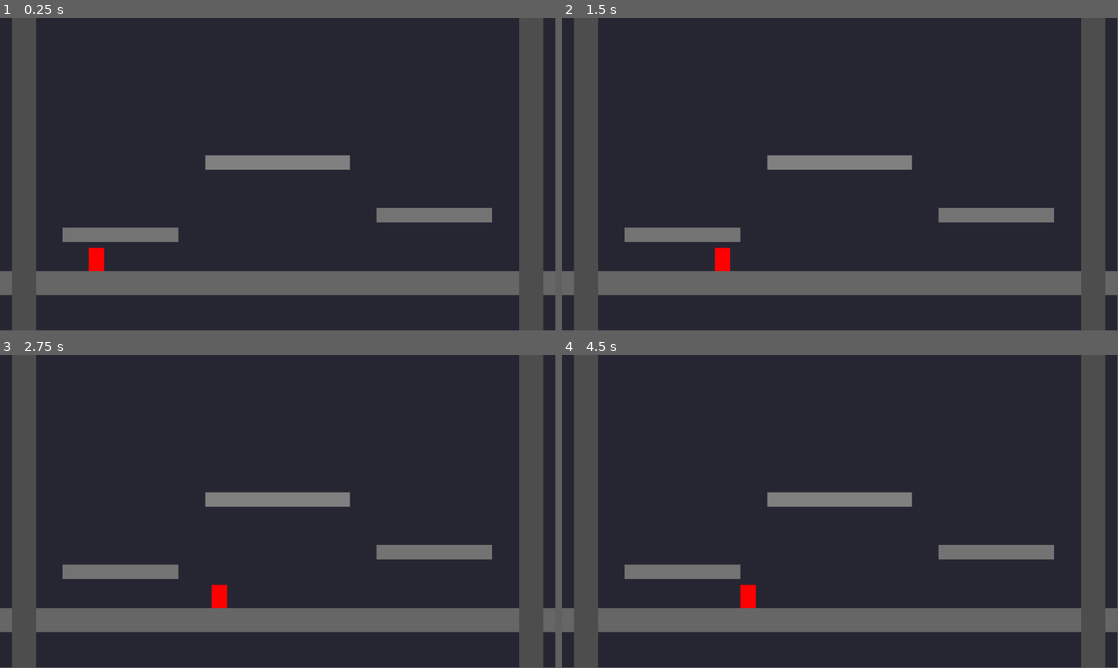
Above: before the commit, frames 1-4 (two rows, left to right).
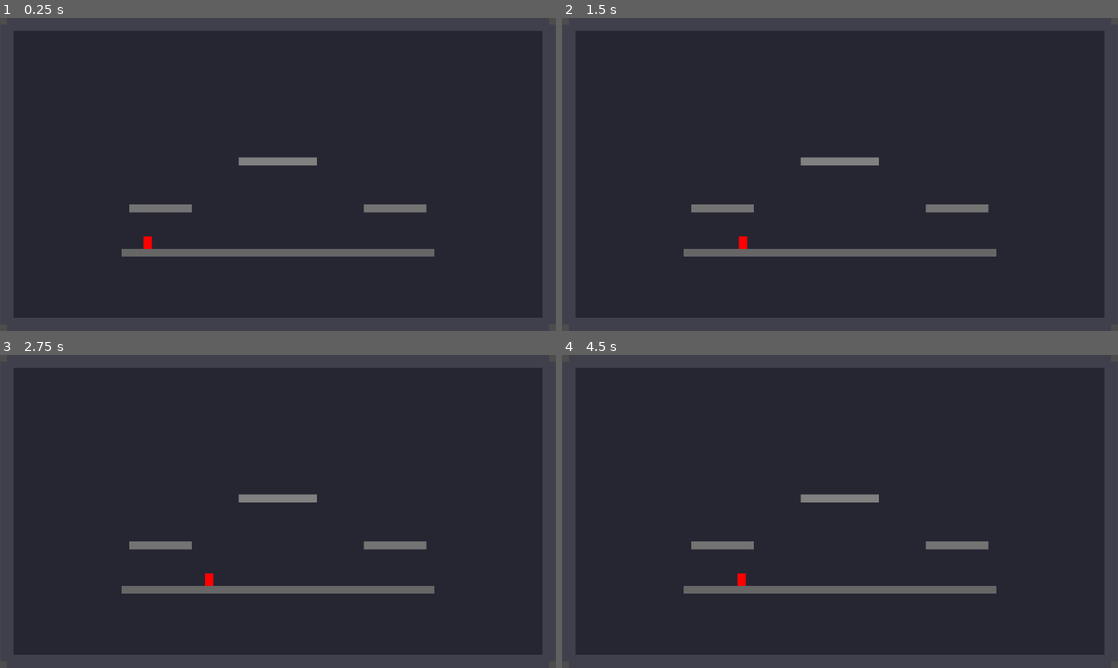
Above: after the commit, the same moments.

Repository: jeremylightsmith/spirecrash
Game: Godot game, scene res://scenes/arena/arena.tscn
Two runs of this game, one before a commit and one after it. Both use one fixed random seed, a clock stepped at 60 frames per second and the inputs below.
Inputs (mouse positions are in pixels of both pictures, inside the frame that each line leads up to):
- Up to frame 1 (0.25 s): no input
- Up to frame 2 (1.5 s): tap Enter at 0.5 s; move the mouse to (962, 158) at 0.52 s; hold D (p1_right) 0.53-1.25 s; tap Shift (p1_dash) at 0.6 s; click (962, 158) at 0.67 s; tap Space (p1_jump) at 0.77 s; drag from (728, 190) to (812, 237) at 1.27 s
- Up to frame 3 (2.75 s): tap Space (p1_jump) at 2 s; move the mouse to (333, 442) at 2.02 s; hold D (p1_right) from 2.03 s (still down); tap Down (p2_down) at 2.1 s
- Up to frame 4 (4.5 s): release D (p1_right) at 2.75 s; drag from (812, 574) to (673, 464) at 2.77 s; tap Enter at 3.5 s; move the mouse to (1006, 558) at 3.52 s; hold A (p1_left) 3.53-4.25 s; tap Right (p2_right) at 3.6 s; tap Space (p1_jump) at 3.77 s; drag from (673, 464) to (756, 433) at 4.27 s
In our replay, the window is 799x449 before the commit and 800x450 after it. These sizes can differ from the game's own. Grey fills any space a smaller window leaves; there, only what the larger window draws over its background counts as a difference.

The runs differ from the first frame. In frame 1, 30% of the frame differs, in the area x 0-100%, y 0-100%; in frame 2, 30%; in frame 3, 30%; in frame 4, 30%.

Commit message:
things look cool

Diff:
--- a/project.godot
+++ b/project.godot
@@ -20,6 +20,13 @@
 EventBus="*res://scripts/autoload/event_bus.gd"
 GameManager="*res://scripts/autoload/game_manager.gd"
 InputManager="*res://scripts/autoload/input_manager.gd"
+
+[display]
+
+window/size/viewport_width=1600
+window/size/viewport_height=900
+window/size/window_width_override=1600
+window/size/window_height_override=900
 
 [editor_plugins]
 
--- a/scenes/arena/arena.tscn
+++ b/scenes/arena/arena.tscn
@@ -14,10 +14,10 @@
 sources/0 = SubResource("TileSetAtlasSource_1")
 
 [sub_resource type="RectangleShape2D" id="RectangleShape2D_ground"]
-size = Vector2(1152, 50)
+size = Vector2(2080, 50)
 
 [sub_resource type="RectangleShape2D" id="RectangleShape2D_wall"]
-size = Vector2(50, 648)
+size = Vector2(50, 1150)
 
 [sub_resource type="RectangleShape2D" id="RectangleShape2D_middle"]
 size = Vector2(300, 30)
@@ -25,66 +25,100 @@
 [sub_resource type="RectangleShape2D" id="RectangleShape2D_lower"]
 size = Vector2(240, 30)
 
+[sub_resource type="RectangleShape2D" id="RectangleShape2D_ground_platform"]
+size = Vector2(1200, 30)
+
 [node name="Arena" type="Node2D"]
 script = ExtResource("1_arena")
 
 [node name="Background" type="ColorRect" parent="."]
 z_index = -100
-offset_right = 1152.0
-offset_bottom = 648.0
+offset_left = -240.0
+offset_top = -125.0
+offset_right = 1840.0
+offset_bottom = 1025.0
 color = Color(0.15, 0.15, 0.2, 1)
 
 [node name="Camera2D" type="Camera2D" parent="."]
-position = Vector2(576, 324)
+position = Vector2(800, 450)
+zoom = Vector2(0.75, 0.75)
 
 [node name="TileMap" type="TileMap" parent="."]
 tile_set = SubResource("TileSet_1")
 format = 2
 layer_0/tile_data = PackedInt32Array(65536, 0, 0, 65537, 0, 0, 65538, 0, 0, 65539, 0, 0, 65540, 0, 0, 65541, 0, 0, 6554 …(889 unchanged characters)…
 
+[node name="Boundary" type="Node2D" parent="."]
+
+[node name="LeftWall" type="StaticBody2D" parent="Boundary"]
+position = Vector2(-240, 450)
+
+[node name="ColorRect" type="ColorRect" parent="Boundary/LeftWall"]
+offset_left = -25.0
+offset_top = -575.0
+offset_right = 25.0
+offset_bottom = 575.0
+color = Color(0.25, 0.25, 0.3, 1)
+
+[node name="CollisionShape2D" type="CollisionShape2D" parent="Boundary/LeftWall"]
+shape = SubResource("RectangleShape2D_wall")
+
+[node name="RightWall" type="StaticBody2D" parent="Boundary"]
+position = Vector2(1840, 450)
+
+[node name="ColorRect" type="ColorRect" parent="Boundary/RightWall"]
+offset_left = -25.0
+offset_top = -575.0
+offset_right = 25.0
+offset_bottom = 575.0
+color = Color(0.25, 0.25, 0.3, 1)
+
+[node name="CollisionShape2D" type="CollisionShape2D" parent="Boundary/RightWall"]
+shape = SubResource("RectangleShape2D_wall")
+
+[node name="TopWall" type="StaticBody2D" parent="Boundary"]
+position = Vector2(800, -125)
+
+[node name="ColorRect" type="ColorRect" parent="Boundary/TopWall"]
+offset_left = -1040.0
+offset_top = -25.0
+offset_right = 1040.0
+offset_bottom = 25.0
+color = Color(0.25, 0.25, 0.3, 1)
+
+[node name="CollisionShape2D" type="CollisionShape2D" parent="Boundary/TopWall"]
+shape = SubResource("RectangleShape2D_ground")
+
+[node name="BottomWall" type="StaticBody2D" parent="Boundary"]
+position = Vector2(800, 1025)
+
+[node name="ColorRect" type="ColorRect" parent="Boundary/BottomWall"]
+offset_left = -1040.0
+offset_top = -25.0
+offset_right = 1040.0
+offset_bottom = 25.0
+color = Color(0.25, 0.25, 0.3, 1)
+
+[node name="CollisionShape2D" type="CollisionShape2D" parent="Boundary/BottomWall"]
+shape = SubResource("RectangleShape2D_ground")
+
 [node name="Platforms" type="Node2D" parent="."]
 
 [node name="GroundPlatform" type="StaticBody2D" parent="Platforms"]
-position = Vector2(576, 550)
+position = Vector2(800, 750)
 
 [node name="ColorRect" type="ColorRect" parent="Platforms/GroundPlatform"]
-offset_left = -576.0
-offset_top = -25.0
-offset_right = 576.0
-offset_bottom = 25.0
+offset_left = -600.0
+offset_top = -15.0
+offset_right = 600.0
+offset_bottom = 15.0
 color = Color(0.4, 0.4, 0.4, 1)
 
 [node name="CollisionShape2D" type="CollisionShape2D" parent="Platforms/GroundPlatform"]
-shape = SubResource("RectangleShape2D_ground")
-
-[node name="LeftWall" type="StaticBody2D" parent="Platforms"]
-position = Vector2(50, 324)
-
-[node name="ColorRect" type="ColorRect" parent="Platforms/LeftWall"]
-offset_left = -25.0
-offset_top = -324.0
-offset_right = 25.0
-offset_bottom = 324.0
-color = Color(0.3, 0.3, 0.3, 1)
-
-[node name="CollisionShape2D" type="CollisionShape2D" parent="Platforms/LeftWall"]
-shape = SubResource("RectangleShape2D_wall")
-
-[node name="RightWall" type="StaticBody2D" parent="Platforms"]
-position = Vector2(1102, 324)
-
-[node name="ColorRect" type="ColorRect" parent="Platforms/RightWall"]
-offset_left = -25.0
-offset_top = -324.0
-offset_right = 25.0
-offset_bottom = 324.0
-color = Color(0.3, 0.3, 0.3, 1)
-
-[node name="CollisionShape2D" type="CollisionShape2D" parent="Platforms/RightWall"]
-shape = SubResource("RectangleShape2D_wall")
+shape = SubResource("RectangleShape2D_ground_platform")
 
 [node name="MiddlePlatform" type="StaticBody2D" parent="Platforms"]
-position = Vector2(576, 300)
+position = Vector2(800, 400)
 
 [node name="ColorRect" type="ColorRect" parent="Platforms/MiddlePlatform"]
 offset_left = -150.0
@@ -97,7 +131,7 @@
 shape = SubResource("RectangleShape2D_middle")
 
 [node name="LeftLowerPlatform" type="StaticBody2D" parent="Platforms"]
-position = Vector2(250, 450)
+position = Vector2(350, 580)
 
 [node name="ColorRect" type="ColorRect" parent="Platforms/LeftLowerPlatform"]
 offset_left = -120.0
@@ -110,29 +144,28 @@
 shape = SubResource("RectangleShape2D_lower")
 
 [node name="RightLowerPlatform" type="StaticBody2D" parent="Platforms"]
-position = Vector2(902, 450)
+position = Vector2(1250, 580)
 
 [node name="ColorRect" type="ColorRect" parent="Platforms/RightLowerPlatform"]
-offset_left = -121.0
-offset_top = -56.0
-offset_right = 119.0
-offset_bottom = -26.0
+offset_left = -120.0
+offset_top = -15.0
+offset_right = 120.0
+offset_bottom = 15.0
 color = Color(0.45, 0.45, 0.45, 1)
 
 [node name="CollisionShape2D" type="CollisionShape2D" parent="Platforms/RightLowerPlatform"]
-position = Vector2(-1, -41)
 shape = SubResource("RectangleShape2D_lower")
 
 [node name="SpawnPoints" type="Node2D" parent="."]
 
 [node name="Marker2D" type="Marker2D" parent="SpawnPoints"]
-position = Vector2(200, 500)
+position = Vector2(300, 700)
 
 [node name="Marker2D2" type="Marker2D" parent="SpawnPoints"]
-position = Vector2(950, 500)
+position = Vector2(1300, 700)
 
 [node name="Marker2D3" type="Marker2D" parent="SpawnPoints"]
-position = Vector2(400, 500)
+position = Vector2(600, 700)
 
 [node name="Marker2D4" type="Marker2D" parent="SpawnPoints"]
-position = Vector2(750, 500)
+position = Vector2(1000, 700)
